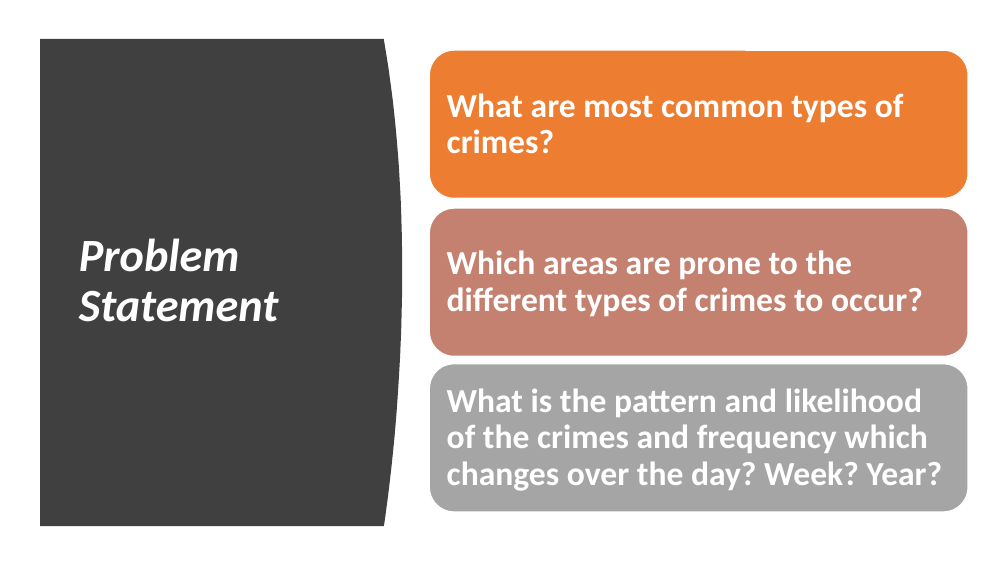
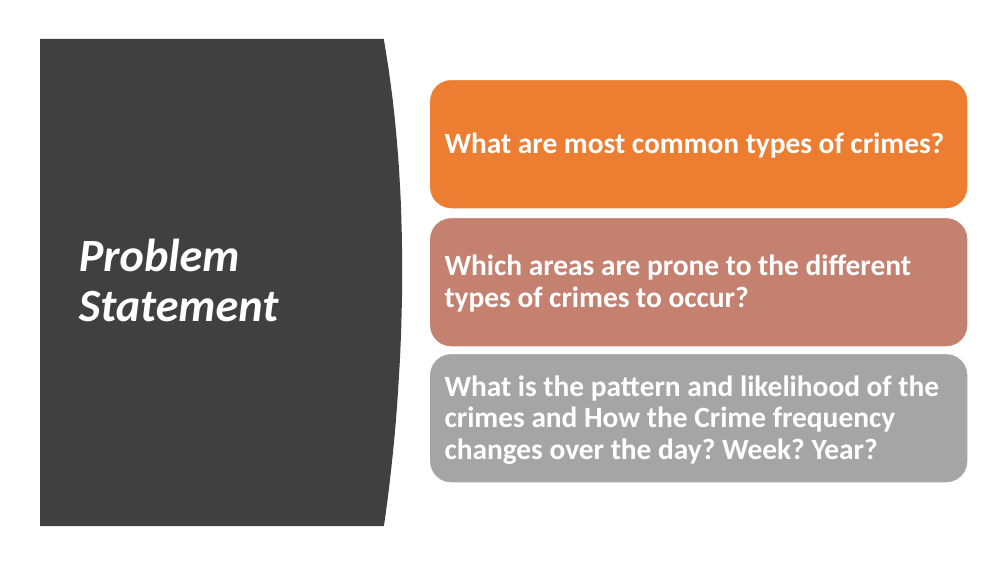
Before and after one commit to urvipasad/Exploratory-Data-Analysis-and-Data-Visualations, a slide deck: slide 3 of Boston Crime Data/Urvi_Pasad_Term1&2_EDA Project PPT.pptx. Drawn at 1008x567 pixels with LibreOffice and Linux fonts; fonts in the diff are those of the drawing. Boxes give left, top, right and bottom in pixels: in the first picture for what was removed or moved away, otherwise in the second. Text is boxed around its words. In the diff, an @@ line names an element or a change of style, - is before the commit and + after.

```diff
--- a/Boston Crime Data/Urvi_Pasad_Term1&2_EDA Project PPT.pptx
+++ b/Boston Crime Data/Urvi_Pasad_Term1&2_EDA Project PPT.pptx
@@ rounded rectangle: place and size @@
-rounded rectangle at box(430, 50, 968, 198)
+rounded rectangle at box(430, 79, 968, 209)
@@ text "What are most common types ..." at box(445, 132, 944, 158): size 32 to 28 pt; less space between paragraphs @@
@@ text "What are most common types ...": place and size @@
-text "What are most common types ..." at box(447, 93, 904, 154)
+text "What are most common types ..." at box(445, 132, 944, 158)
@@ rounded rectangle: place and size @@
-rounded rectangle at box(430, 208, 968, 356)
+rounded rectangle at box(430, 218, 968, 347)
@@ text "Which areas are prone to ..." at box(445, 254, 911, 312): size 32 to 28 pt; less space between paragraphs @@
@@ rounded rectangle: place and size @@
-rounded rectangle at box(430, 364, 968, 512)
+rounded rectangle at box(430, 354, 968, 483)
@@ text at box(445, 375, 939, 464): text changed; size 32 to 28 pt @@
-What is the pattern and likelihood of the crimes and frequency which changes over the day? Week? Year?
+What is the pattern and likelihood of the crimes and How the Crime frequency changes over the day? Week? Year?
```
Also in this commit, not shown: 1 other slide changed, 1 other file.
